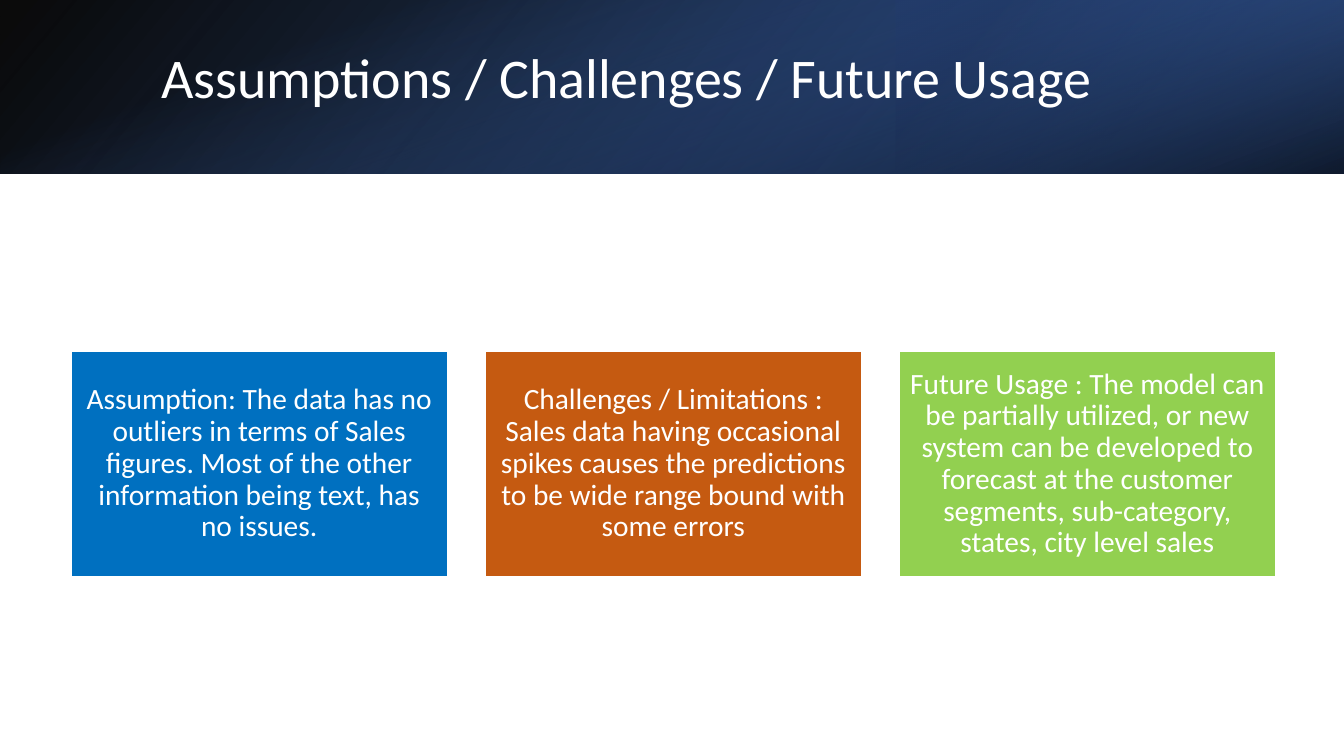
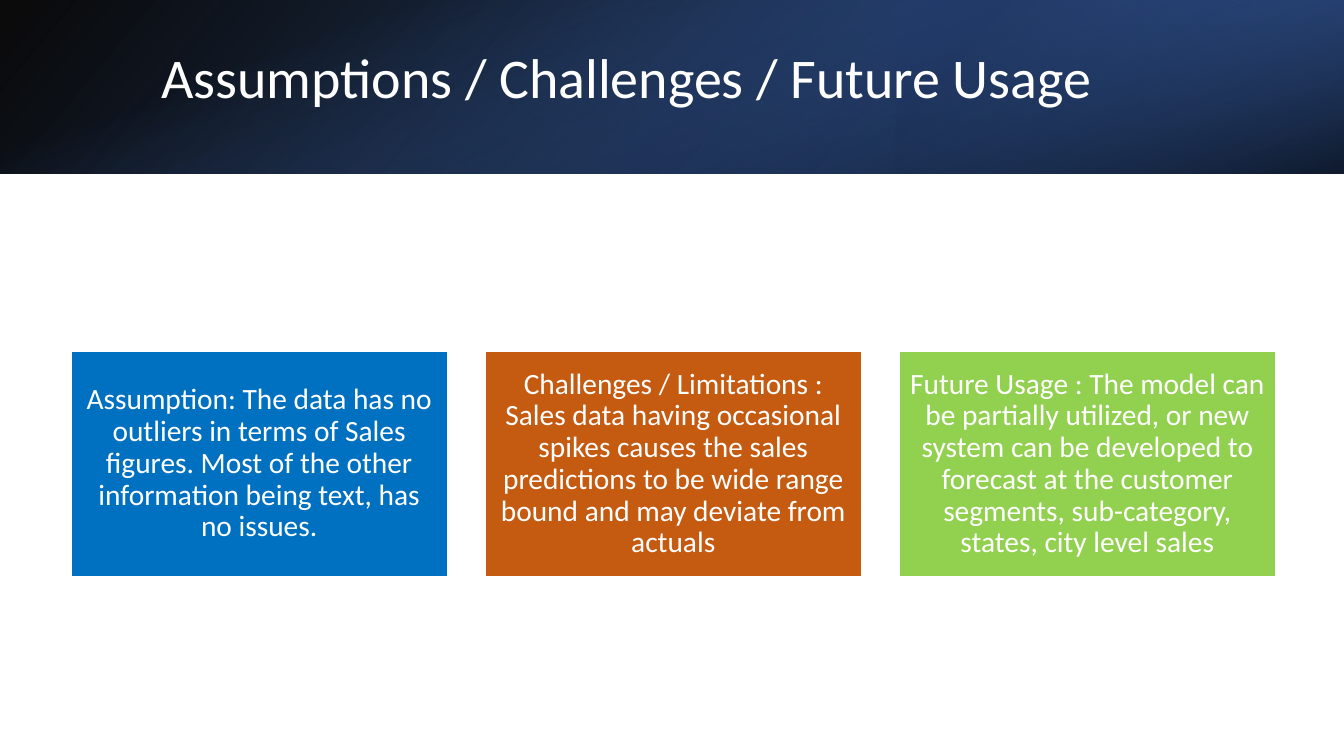
Before and after one commit to pushkarchougule/pushkarchougule, a slide deck: slide 16 of Data Science Portfolio/Sales Forecast for Superstore/Sales_Forecast_Presentation.pptx (slide 15 before the commit). Drawn at 1344x756 pixels with LibreOffice and Linux fonts; fonts in the diff are those of the drawing. Boxes give left, top, right and bottom in pixels: in the first picture for what was removed or moved away, otherwise in the second. Text is boxed around its words. In the diff, an @@ line names an element or a change of style, - is before the commit and + after.

Commit message:
Sales Forecast

```diff
--- a/Data Science Portfolio/Sales Forecast for Superstore/Sales_Forecast_Presentation.pptx
+++ b/Data Science Portfolio/Sales Forecast for Superstore/Sales_Forecast_Presentation.pptx
@@ text at (501,373,846,553): text changed @@
-Challenges / Limitations : Sales data having occasional spikes causes the predictions to be wide range bound with some errors
+Challenges / Limitations : Sales data having occasional spikes causes the sales predictions to be wide range bound and may deviate from actuals
```
Also in this commit, not shown: 7 other slides changed, 1 slide added, 1 other file.
